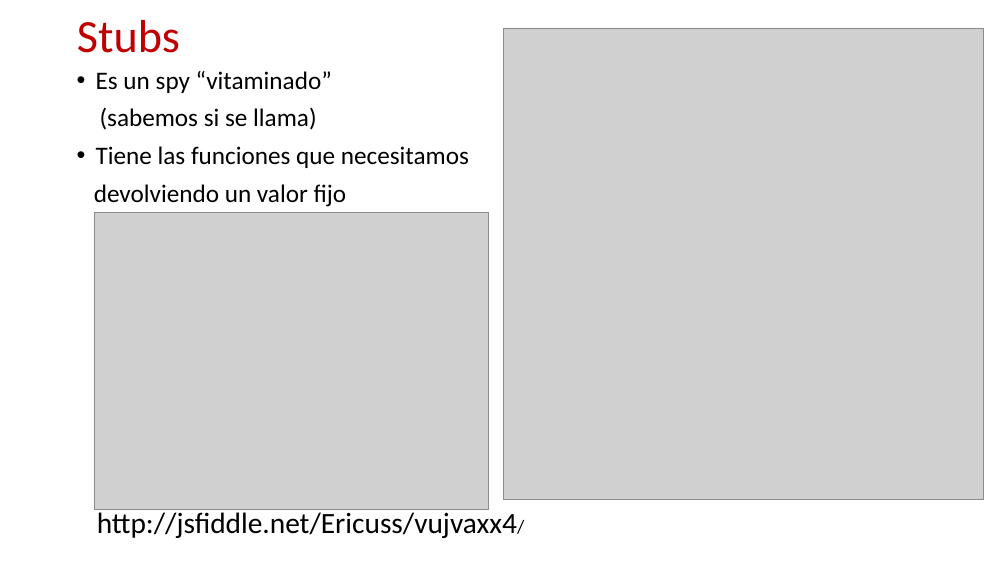
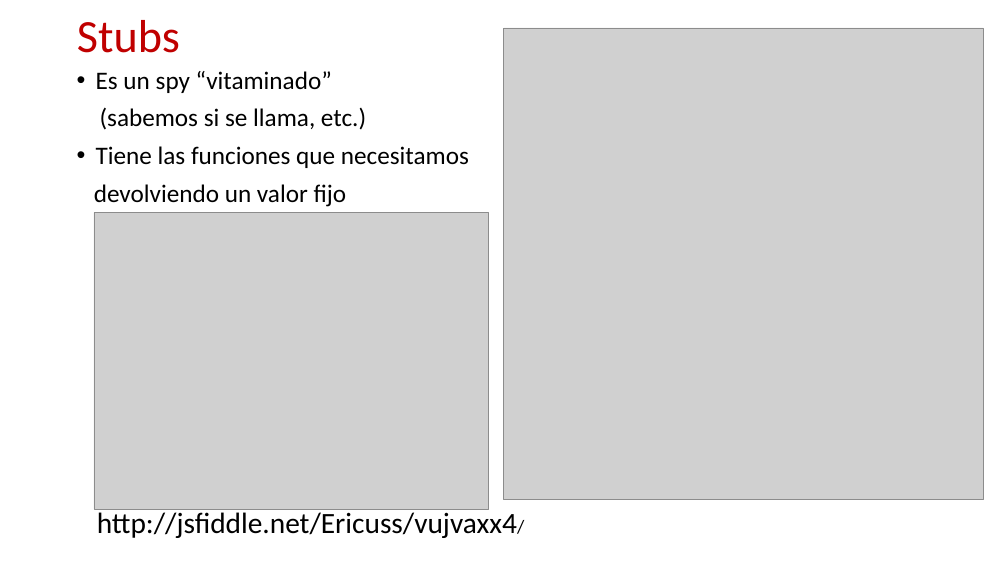
Before and after one commit to ericuss/TDD-Miercolex-Tokiota, a slide deck: slide 10 of Documentacion/jasmine.pptx. Drawn at 1008x567 pixels with LibreOffice and Linux fonts; fonts in the diff are those of the drawing; grey boxes stand for pictures; background and template pictures are left out. Boxes give left, top, right and bottom in pixels: in the first picture for what was removed or moved away, otherwise in the second. Text is boxed around its words. In the diff, an @@ line names an element or a change of style, - is before the commit and + after.

```diff
--- a/Documentacion/jasmine.pptx
+++ b/Documentacion/jasmine.pptx
@@ text at (100, 107, 366, 130): text changed @@
-(sabemos si se llama)
+(sabemos si se llama, etc.)
```
Also in this commit, not shown: 3 other slides changed, 1 slide added.
